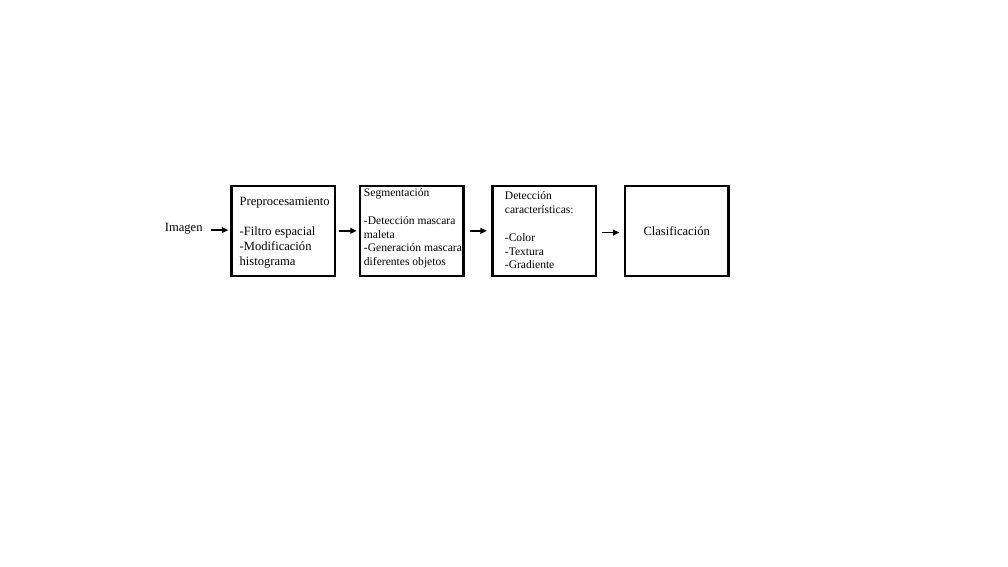
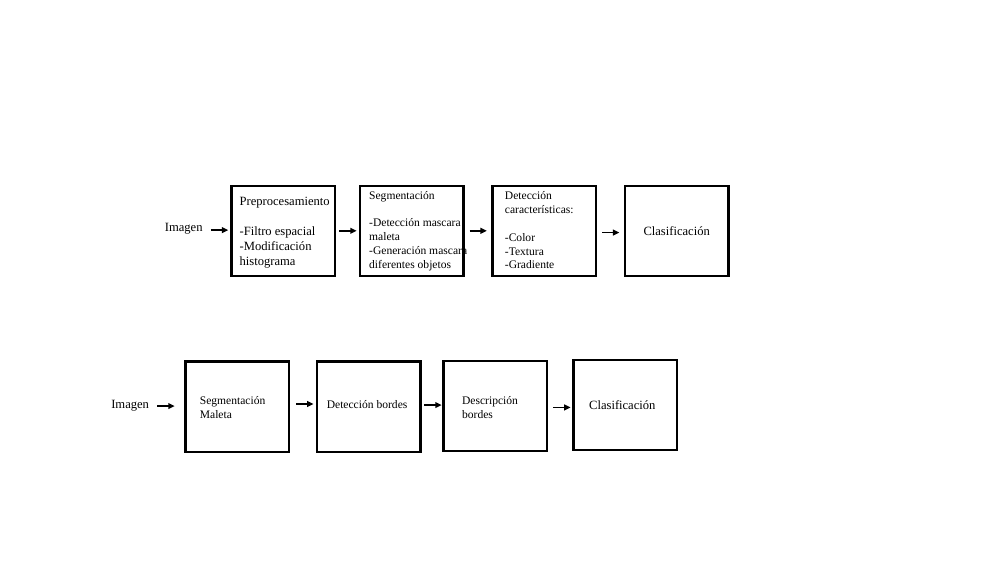
Before and after one commit to andres00157/Prosesamiento, a slide deck: slide 1 of Diagrama.pptx. Drawn at 1008x567 pixels with LibreOffice and Linux fonts; fonts in the diff are those of the drawing. Boxes give left, top, right and bottom in pixels: in the first picture for what was removed or moved away, otherwise in the second. Text is boxed around its words. In the diff, an @@ line names an element or a change of style, - is before the commit and + after.

```diff
--- a/Diagrama.pptx
+++ b/Diagrama.pptx
@@ text "Segmentación": place and size @@
-text "Segmentación" at bbox=[364, 188, 462, 268]
+text "Segmentación" at bbox=[369, 191, 467, 271]
@@ rectangle added at bbox=[185, 361, 289, 451], fill #FFFFFF, outline #000000 2.25 pt @@
@@ rectangle added at bbox=[317, 361, 420, 451], fill #FFFFFF, outline #000000 2.25 pt @@
@@ rectangle added at bbox=[443, 361, 547, 451], fill #FFFFFF, outline #000000 2.25 pt @@
@@ rectangle added at bbox=[573, 360, 677, 450], fill #FFFFFF, outline #000000 2.25 pt @@
@@ text added at bbox=[111, 399, 149, 411], 12 pt, text #000000 @@
+Imagen
@@ arrow added from (157, 406) to (175, 406), #000000 1.5 pt @@
@@ text added at bbox=[200, 396, 266, 418], 11 pt, text #000000 @@
+Segmentación
+Maleta
@@ arrow added from (296, 404) to (314, 404), #000000 1.5 pt @@
@@ text added at bbox=[327, 400, 408, 408], 11 pt, text #000000 @@
+Detección bordes
@@ arrow added from (424, 405) to (442, 405), #000000 1.5 pt @@
@@ text added at bbox=[462, 396, 518, 418], 11 pt, text #000000 @@
+Descripción bordes
@@ arrow added from (554, 408) to (571, 408), #000000 1.5 pt @@
@@ text added at bbox=[589, 400, 655, 409], 12 pt, text #000000 @@
+Clasificación
```
Also in this commit, not shown: 9 other files.
